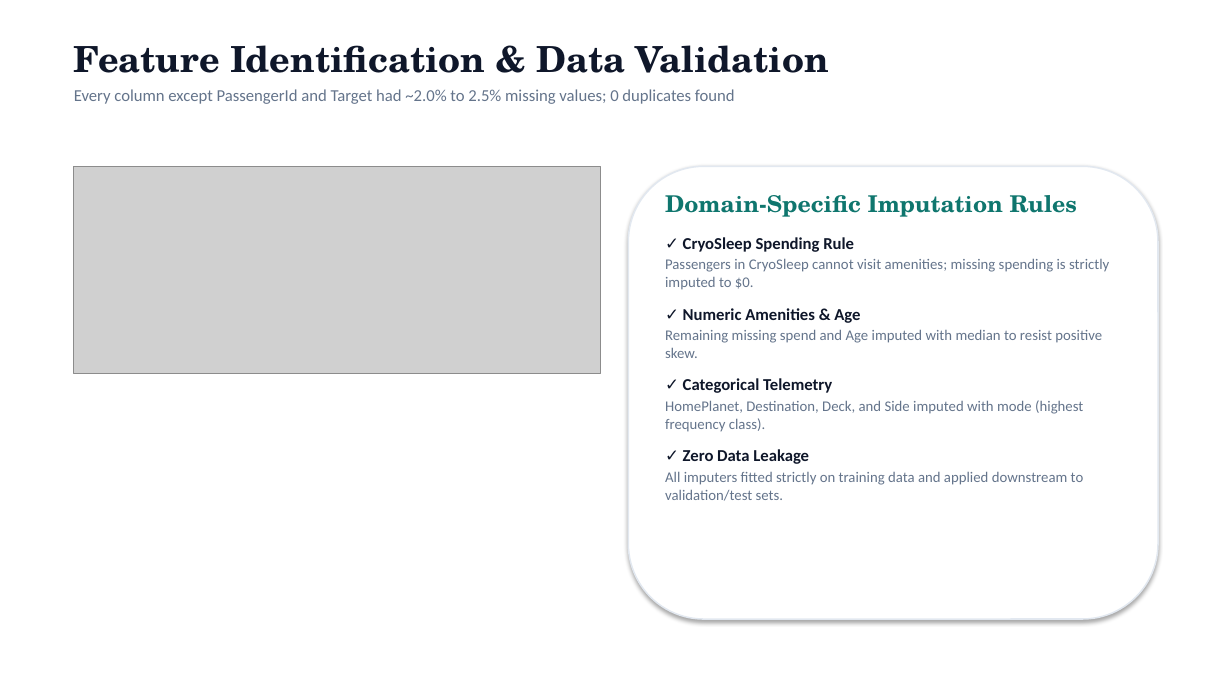
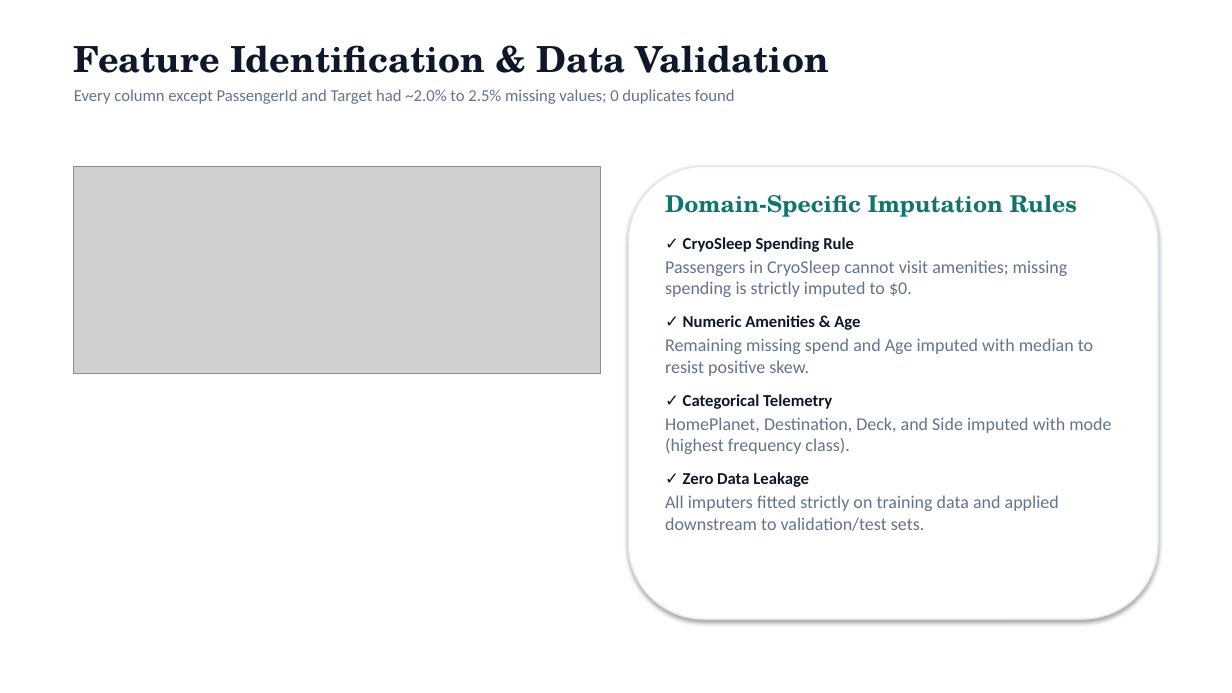
Before and after one commit to lohitaksh2324/Titanic-Spaceship, a slide deck: slide 4 of Spaceship_Titanic_Presentation.pptx. Drawn at 1232x693 pixels with LibreOffice and Linux fonts; fonts in the diff are those of the drawing; grey boxes stand for pictures. Boxes give left, top, right and bottom in pixels: in the first picture for what was removed or moved away, otherwise in the second. Text is boxed around its words. In the diff, an @@ line names an element or a change of style, - is before the commit and + after.

```diff
--- a/Spaceship_Titanic_Presentation.pptx
+++ b/Spaceship_Titanic_Presentation.pptx
@@ text at [665,260,1111,531]: size 11.5 to 14 pt in "Passengers in CryoSleep cannot visit amenities; missing ...", "Remaining missing spend and Age imputed with ...", "HomePlanet, Destination, Deck, and Side imputed with ...", "All imputers fitted strictly on training data ..." @@
```
Also in this commit, not shown: 13 other slides changed, 2 other files.
